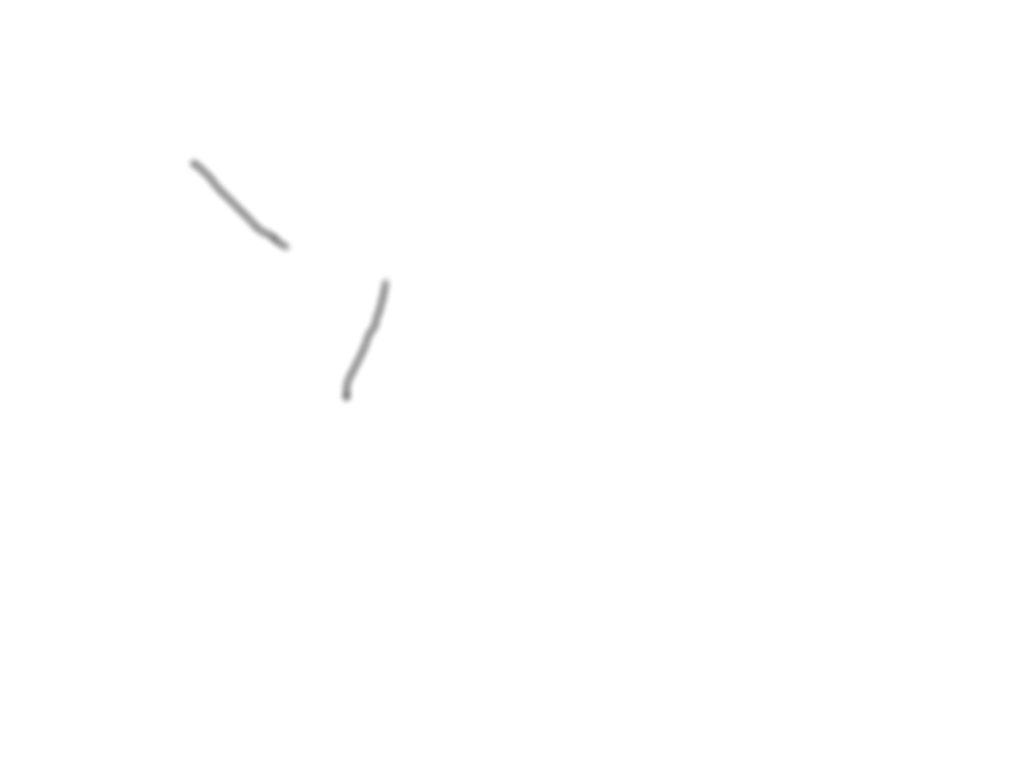
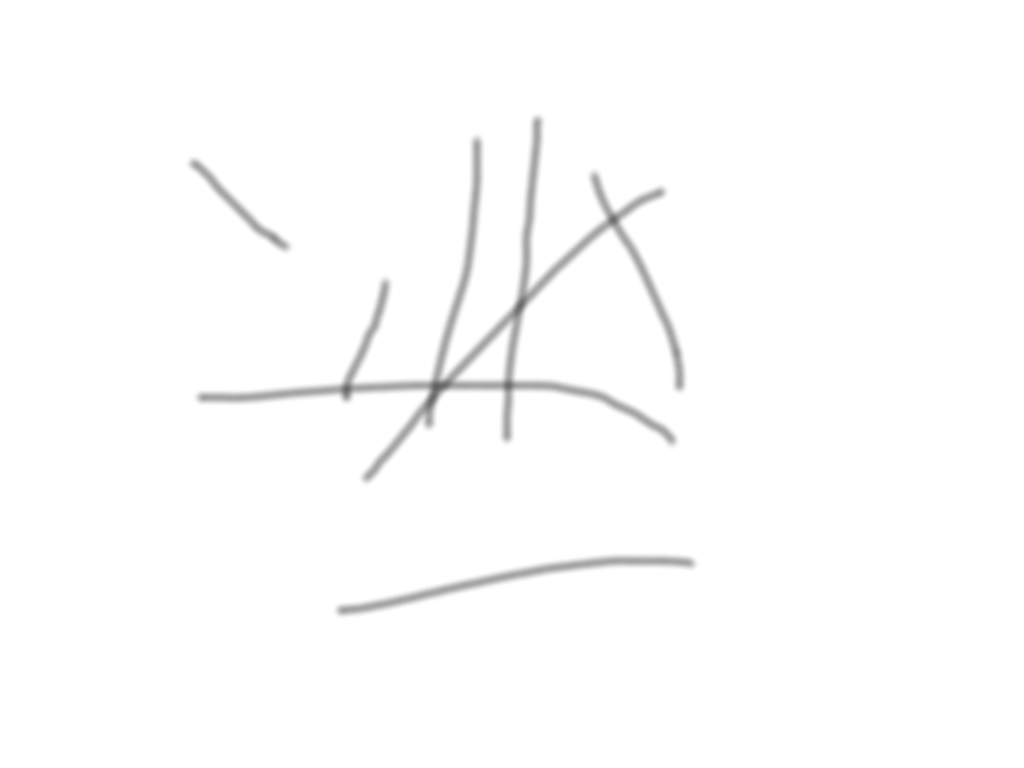
Layered file, before and after one edit (1024 × 768). Changes by layer:
painted on "Background" over <box>193,112,699,619</box>
